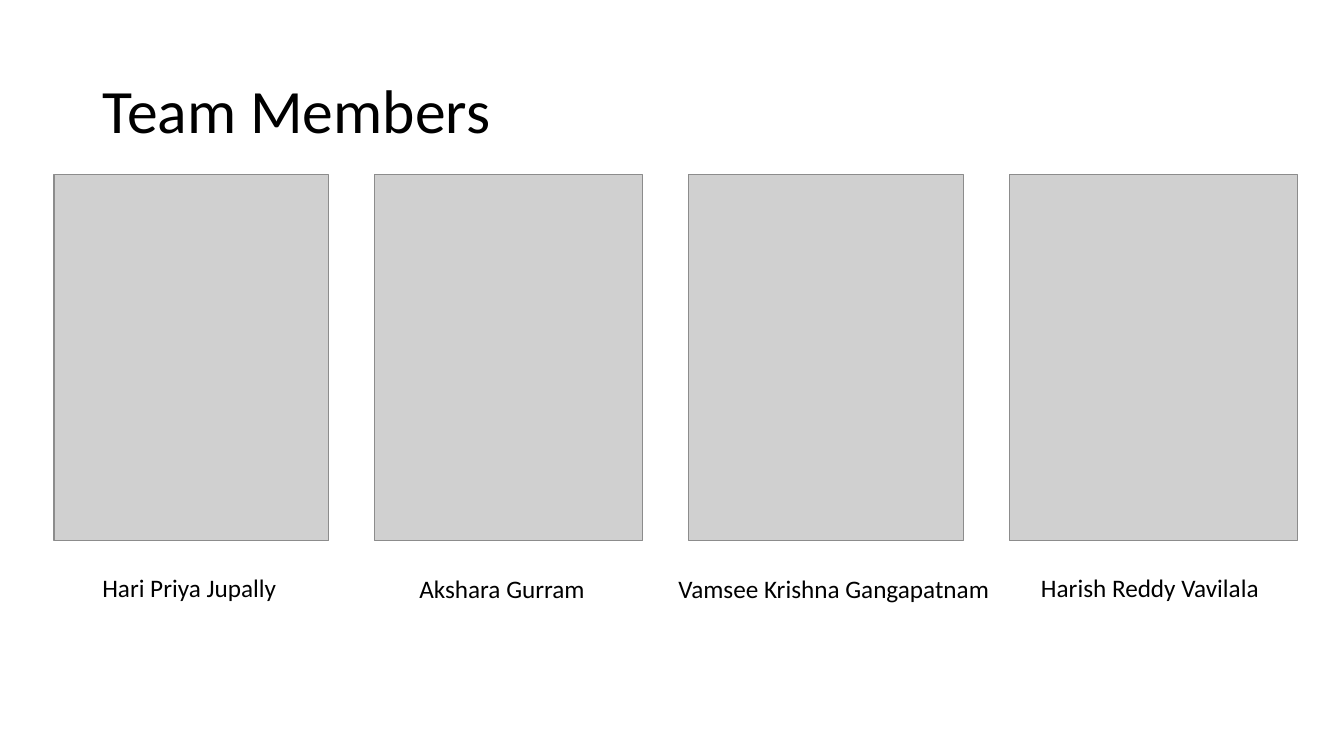
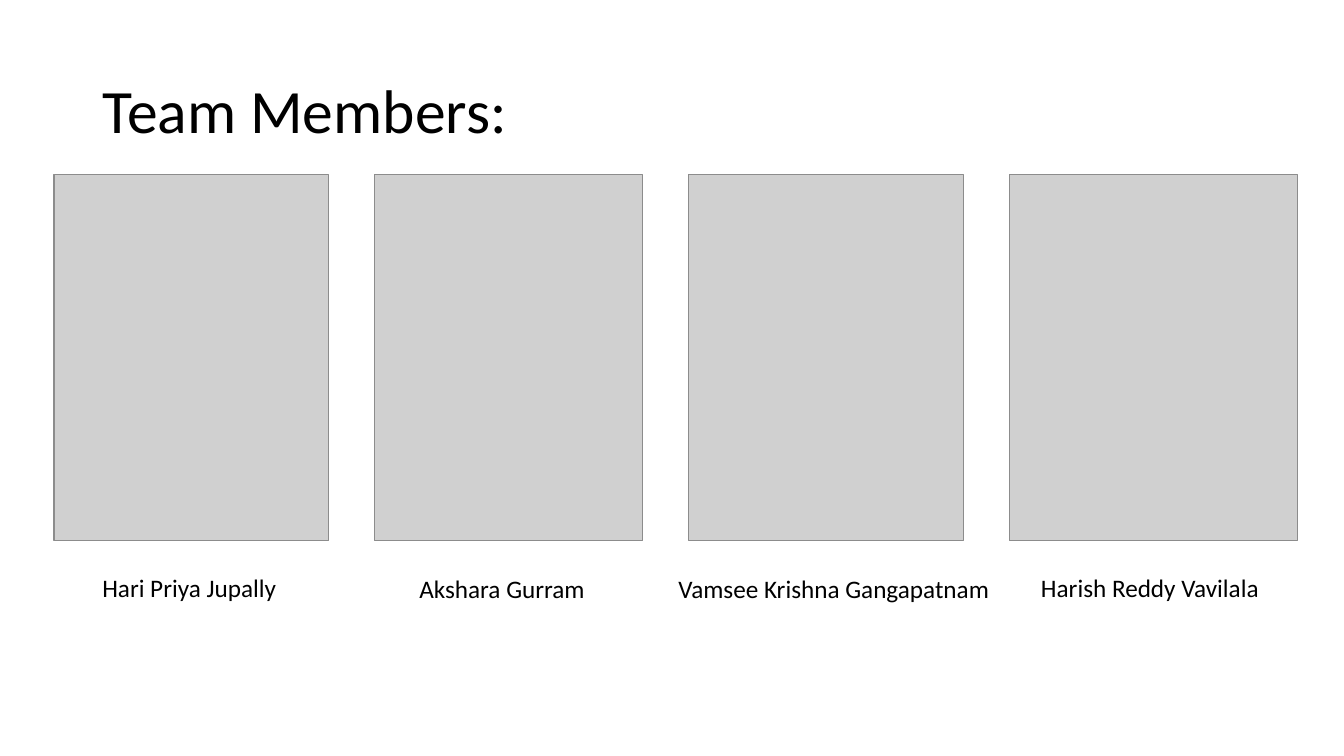
Before and after one commit to HariPriyaJupally/ApacheSolr, a slide deck: slide 2 of APACHE SOLR.pptx. Drawn at 1344x756 pixels with LibreOffice and Linux fonts; fonts in the diff are those of the drawing; grey boxes stand for pictures. Boxes give left, top, right and bottom in pixels: in the first picture for what was removed or moved away, otherwise in the second. Text is boxed around its words. In the diff, an @@ line names an element or a change of style, - is before the commit and + after.

Commit message:
Committed changes

```diff
--- a/APACHE SOLR.pptx
+++ b/APACHE SOLR.pptx
@@ title at <box>102,90,506,134</box>: text changed @@
-Team Members
+Team Members:
```
